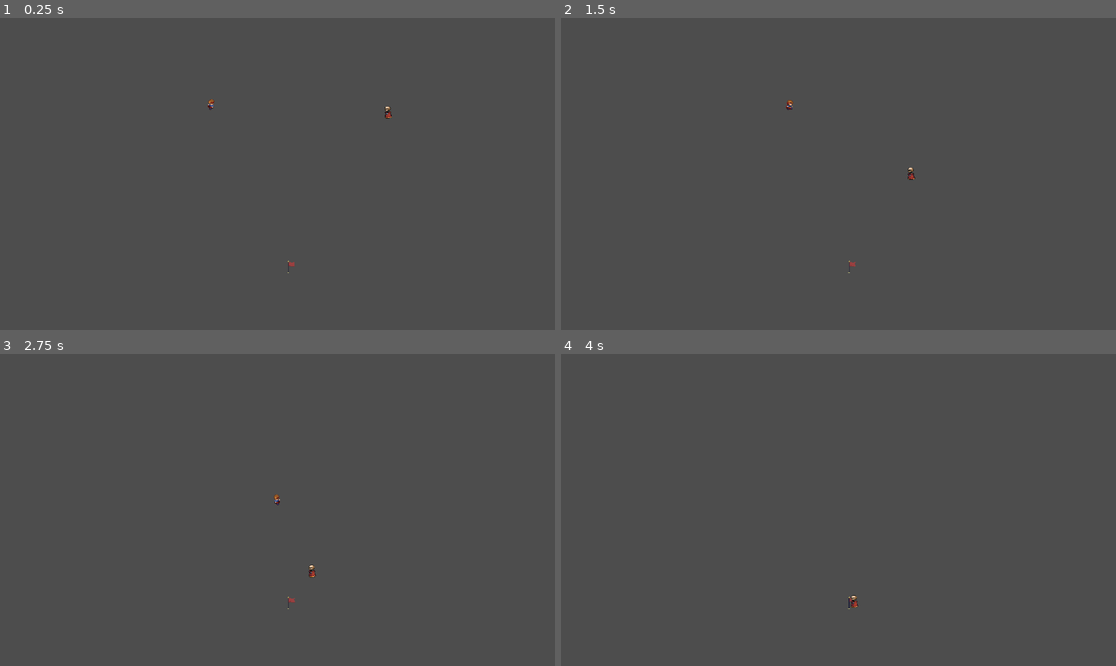
Above: before the commit, frames 1-4 (two rows, left to right).
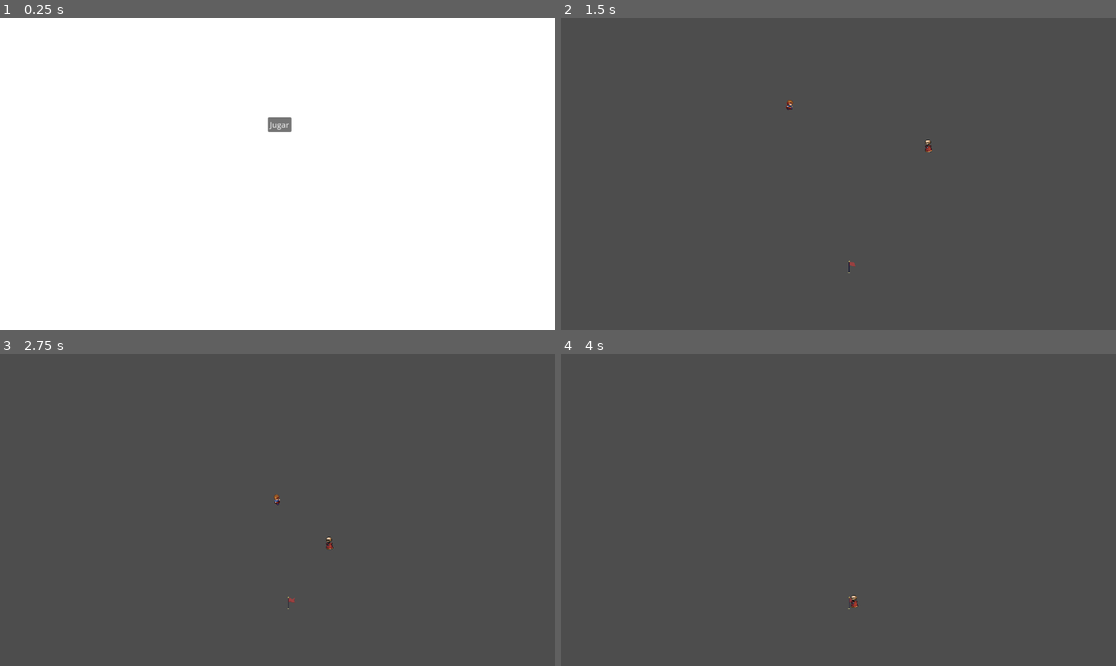
Above: after the commit, the same moments.

Repository: FacundoTupacMM/tpmotores
Game: Godot game, scene res://Escenas/main.tscn
The game is run twice, just before and just after one commit, with the same random seed, the same clock (stepped at 60 frames per second) and the same inputs. The project has no main scene, so this scene is started directly.
Inputs (mouse positions are in pixels of both pictures, inside the frame that each line leads up to):
- Up to frame 1 (0.25 s): no input
- Up to frame 2 (1.5 s): click (838, 124) at 0.5 s, where only the run after the commit has a clickable "Jugar"; hold Right (ui_right) from 1.28 s (still down)
- Up to frame 3 (2.75 s): release Right (ui_right) at 2.03 s; hold Down (ui_down) from 2.03 s (still down)
- Up to frame 4 (4 s): release Down (ui_down) at 2.78 s; hold Right (ui_right) 2.78-3.53 s; hold Up (ui_up) from 3.53 s (still down)

The runs differ from the first frame. In frame 1, 100% of the frame differs, in the area x 0-100%, y 0-100%; in frame 2, less than 0.1%; in frame 3, less than 0.1%; in frame 4, less than 0.1%.

Commit message:
Update hasta página 14

Diff:
--- a/tpmotores_scipioni_martinez/Escenas/enemigo.tscn
+++ b/tpmotores_scipioni_martinez/Escenas/enemigo.tscn
@@ -1,6 +1,6 @@
 [gd_scene load_steps=8 format=3 uid="uid://b1jrxiju7ngcv"]
 
-[ext_resource type="Script" uid="uid://dcnvw7jurg312" path="res://enemigo.gd" id="1_24lda"]
+[ext_resource type="Script" uid="uid://dcnvw7jurg312" path="res://Scripts/enemigo.gd" id="1_24lda"]
 [ext_resource type="Texture2D" uid="uid://c5tfbw4es7r0w" path="res://Recursos/Enemy.png" id="2_1hbjf"]
 
 [sub_resource type="CapsuleShape2D" id="CapsuleShape2D_crgrh"]
--- a/tpmotores_scipioni_martinez/Escenas/main.tscn
+++ b/tpmotores_scipioni_martinez/Escenas/main.tscn
@@ -1,9 +1,10 @@
-[gd_scene load_steps=5 format=3 uid="uid://b8w0ulcgprl5a"]
+[gd_scene load_steps=6 format=3 uid="uid://b8w0ulcgprl5a"]
 
 [ext_resource type="Script" uid="uid://dg2lwdx1lv8rm" path="res://Scripts/main.gd" id="1_6lbni"]
 [ext_resource type="PackedScene" uid="uid://bafv3syf5npmh" path="res://Escenas/personaje.tscn" id="2_7xwpo"]
 [ext_resource type="PackedScene" uid="uid://cvbgw70kue043" path="res://Escenas/bandera.tscn" id="3_2ia52"]
 [ext_resource type="PackedScene" uid="uid://b1jrxiju7ngcv" path="res://Escenas/enemigo.tscn" id="4_crgrh"]
+[ext_resource type="PackedScene" uid="uid://dg4ota6xi8asd" path="res://Escenas/menu.tscn" id="5_2ia52"]
 
 [node name="Main" type="Node2D"]
 script = ExtResource("1_6lbni")
@@ -17,5 +18,9 @@
 [node name="Enemigo" parent="." instance=ExtResource("4_crgrh")]
 position = Vector2(821, 172)
 
+[node name="Menu" parent="." instance=ExtResource("5_2ia52")]
+process_mode = 3
+
 [connection signal="gana" from="Bandera" to="." method="_on_bandera_gana"]
 [connection signal="pierde" from="Bandera" to="." method="_on_bandera_pierde"]
+[connection signal="jugar" from="Menu" to="." method="_on_menu_jugar"]
--- a/tpmotores_scipioni_martinez/Escenas/menu.tscn
+++ b/tpmotores_scipioni_martinez/Escenas/menu.tscn
@@ -3,7 +3,6 @@
 [ext_resource type="Script" uid="uid://bxqlk2ynicir5" path="res://Scripts/menu.gd" id="1_lnt83"]
 
 [node name="Menu" type="Node2D"]
-process_mode = 3
 script = ExtResource("1_lnt83")
 
 [node name="ModalJugar" type="ColorRect" parent="."]
@@ -11,10 +10,10 @@
 offset_bottom = 648.0
 
 [node name="Jugar" type="Button" parent="."]
-offset_left = 553.0
-offset_top = 262.0
-offset_right = 602.0
-offset_bottom = 293.0
+offset_left = 556.0
+offset_top = 206.0
+offset_right = 605.0
+offset_bottom = 237.0
 text = "Jugar"
 
 [connection signal="pressed" from="Jugar" to="." method="_on_jugar_pressed"]
--- a/tpmotores_scipioni_martinez/Scripts/main.gd
+++ b/tpmotores_scipioni_martinez/Scripts/main.gd
@@ -1,4 +1,13 @@
 extends Node2D
+
+func _ready():
+	get_tree().paused = true
+	pass
+
+func _on_menu_jugar():
+	get_tree().paused = false
+	$Menu.visible = false
+	pass
 
 func _on_bandera_gana() -> void:
 	$Enemigo.queue_free()
--- a/tpmotores_scipioni_martinez/Scripts/menu.gd
+++ b/tpmotores_scipioni_martinez/Scripts/menu.gd
@@ -2,6 +2,6 @@
 
 signal jugar
 
-func _on_Jugar_pressed() -> void:
+func _on_jugar_pressed():
 	emit_signal("jugar")
 	pass
--- a/tpmotores_scipioni_martinez/project.godot
+++ b/tpmotores_scipioni_martinez/project.godot
@@ -12,7 +12,7 @@
 
 config/name="TPMotores_Scipioni_Martinez"
 config/features=PackedStringArray("4.4", "GL Compatibility")
-config/icon="res://icon.svg"
+config/icon="res://Recursos/icon.svg"
 
 [rendering]
 
Renamed: tpmotores_scipioni_martinez/icon.svg -> tpmotores_scipioni_martinez/Recursos/icon.svg
Not shown, changed: tpmotores_scipioni_martinez/Recursos/icon.svg.import
Renamed: tpmotores_scipioni_martinez/enemigo.gd -> tpmotores_scipioni_martinez/Scripts/enemigo.gd
Renamed: tpmotores_scipioni_martinez/enemigo.gd.uid -> tpmotores_scipioni_martinez/Scripts/enemigo.gd.uid
